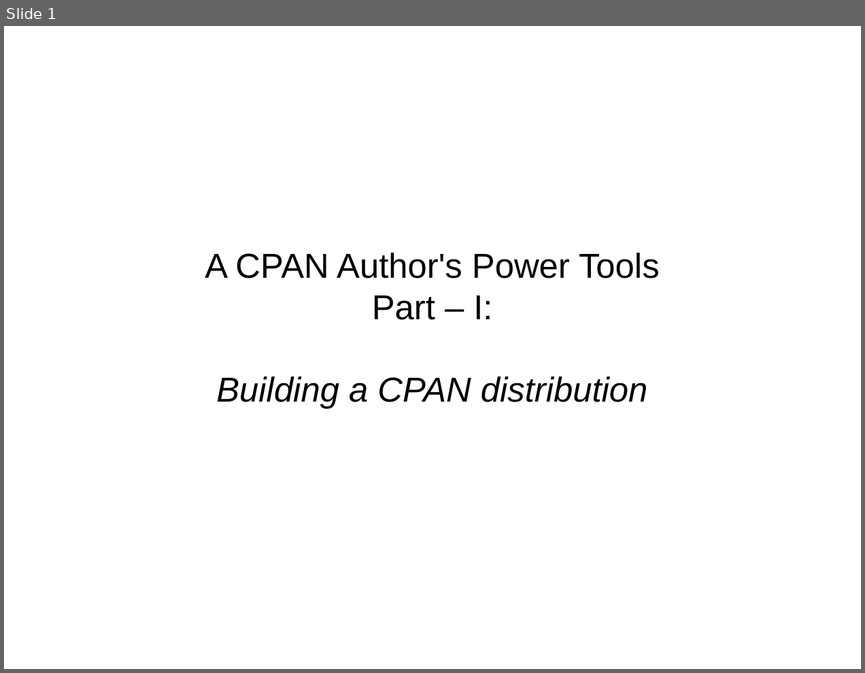
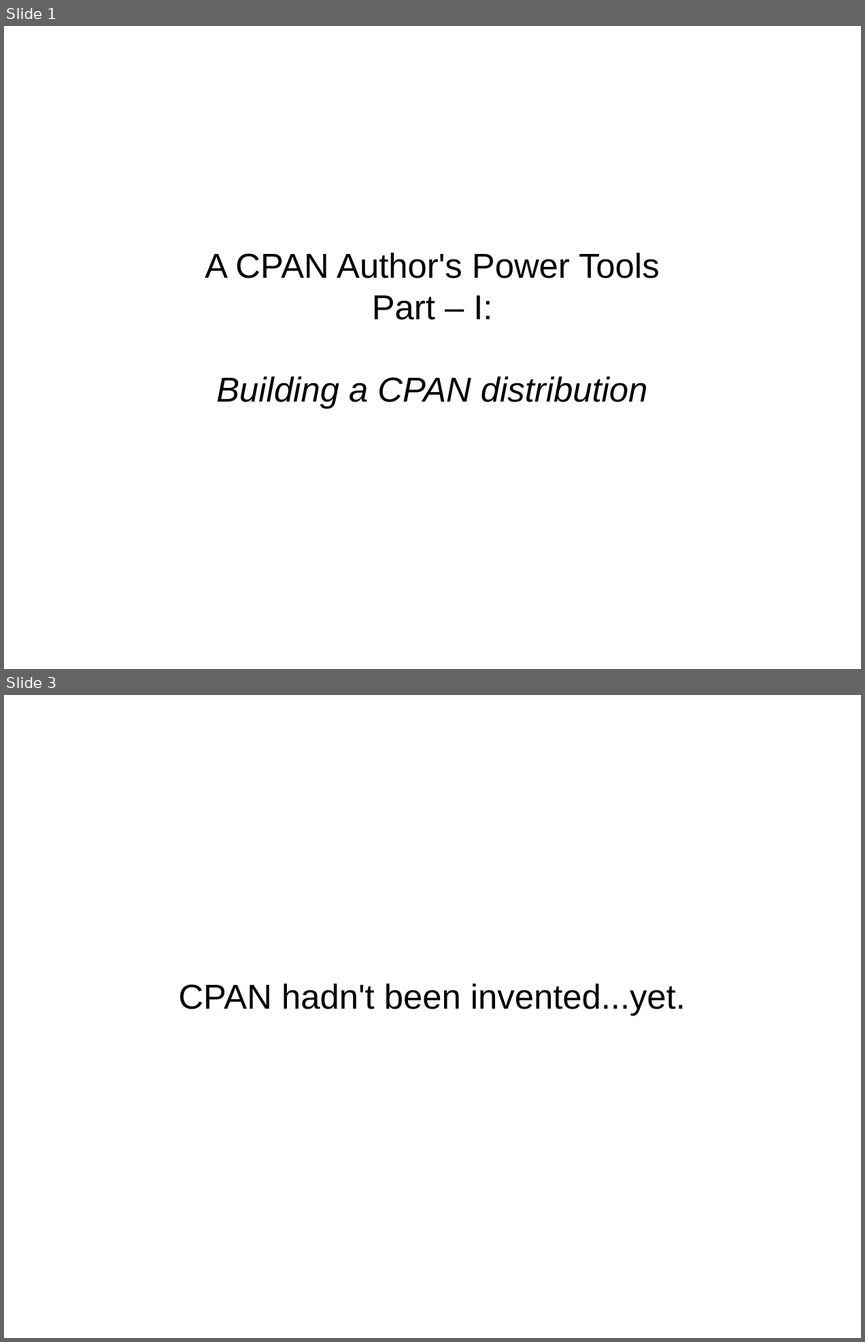
Before and after one commit to daoswald/CPAN-Power-Tools-Talk, a slide deck: PowerTools-I.odp. Shown one above the other, each under a label of ours: slide 1 before the commit, slides 1 and 3 after it; the slides between them are not shown. The pictures are 865x673 and 865x1342 pixels, drawn with LibreOffice and Linux fonts; fonts in the diff are those of the drawing. Boxes give left, top, right and bottom in pixels: in the first picture for what was removed or moved away, otherwise in the second. Text is boxed around its words. In the diff, an @@ line names an element or a change of style, - is before the commit and + after.

```diff
--- a/PowerTools-I.odp
+++ b/PowerTools-I.odp
@@ slide 3 added at (4,695,861,1338), background #FFFFFF @@
@@ subtitle added at (179,983,685,1016), 32 pt, text #000000 @@
+CPAN hadn't been invented...yet.
```
Also in this commit, not shown: 1 other slide added.
